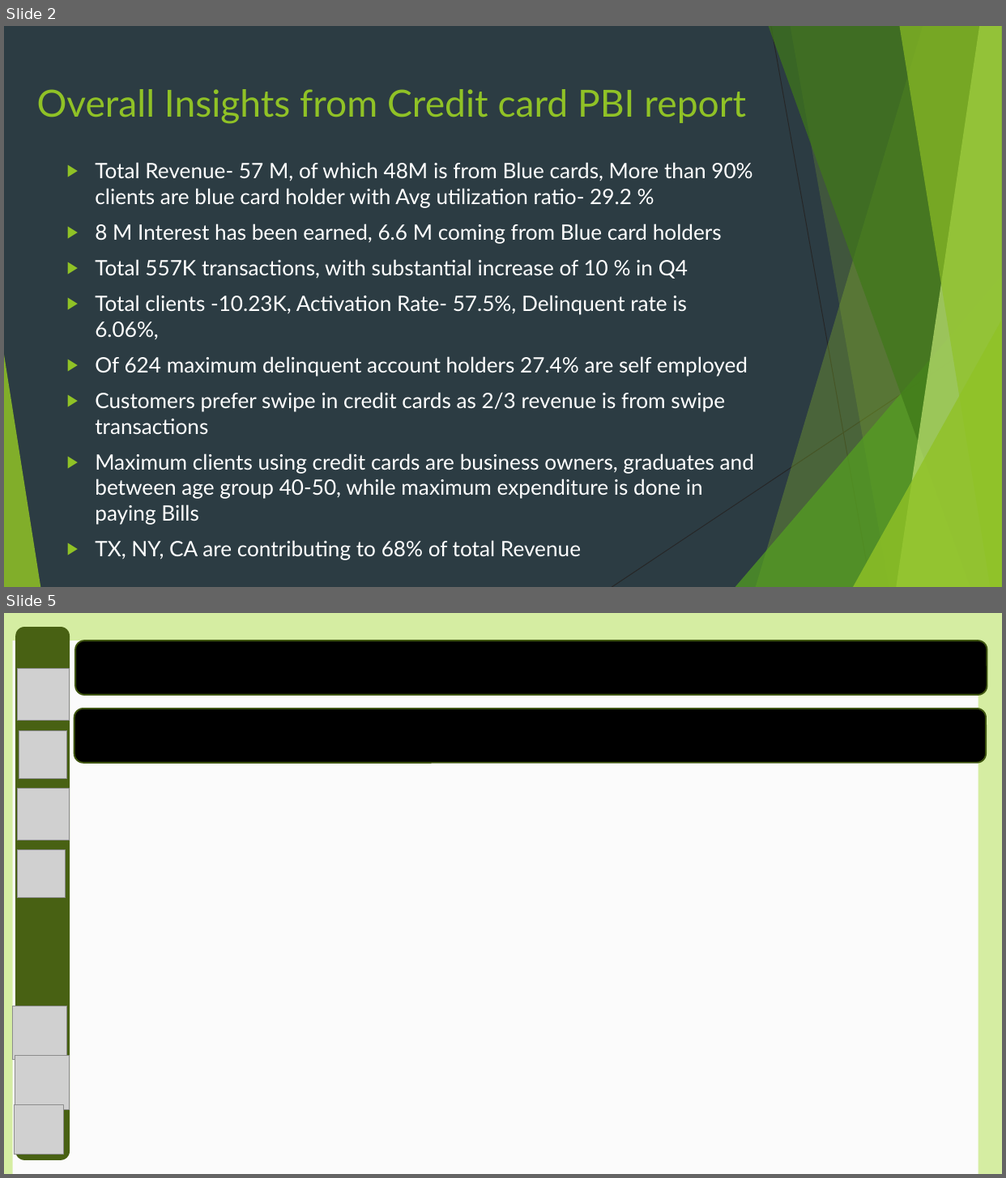
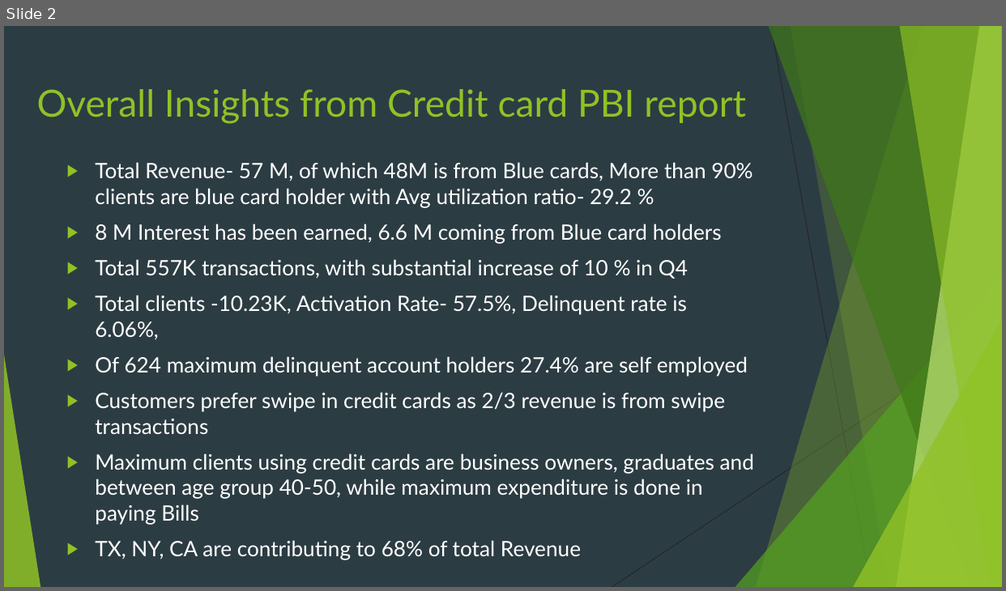
Before and after one commit to sukhbirsaggu/Creditcard_report, a slide deck: Credit card Dashboard insights.pptx. Shown one above the other, each under a label of ours: slides 2 and 5 before the commit, slide 2 after it; the slides between them are not shown. The pictures are 1006x1178 and 1006x591 pixels, drawn with LibreOffice and Linux fonts; fonts in the diff are those of the drawing; grey boxes stand for pictures. Boxes give left, top, right and bottom in pixels: in the first picture for what was removed or moved away, otherwise in the second. Text is boxed around its words. In the diff, an @@ line names an element or a change of style, - is before the commit and + after.

```diff
--- a/Credit card Dashboard insights.pptx
+++ b/Credit card Dashboard insights.pptx
@@ slide 5 removed at [4, 613, 1002, 1174], background #2C3C43; not listed: 10 template elements that a slide beside it also shows @@
@@ rectangle removed at [4, 613, 1002, 1174] @@
@@ rounded rectangle removed at [15, 627, 69, 1161] @@
@@ rectangle removed at [12, 641, 978, 1174] @@
@@ rounded rectangle removed at [75, 641, 987, 695] @@
@@ picture removed at [18, 669, 69, 721] @@
@@ rounded rectangle removed at [74, 709, 987, 763] @@
@@ picture removed at [19, 730, 67, 778] @@
@@ picture removed at [18, 788, 69, 840] @@
@@ picture removed at [18, 850, 66, 898] @@
@@ picture removed at [12, 1006, 66, 1060] @@
@@ picture removed at [15, 1055, 68, 1110] @@
@@ picture removed at [15, 1105, 64, 1155] @@
```
Also in this commit, not shown: 2 other slides removed.
